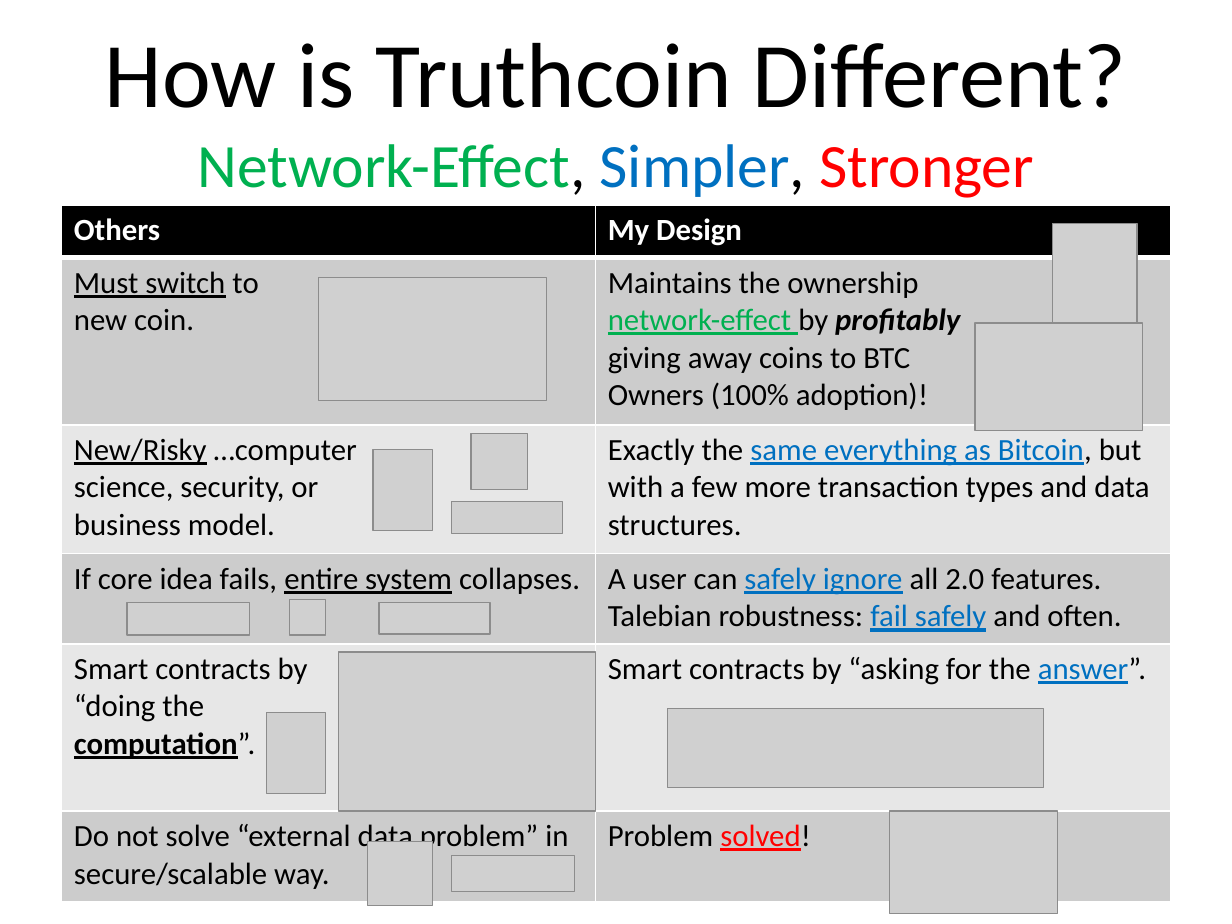
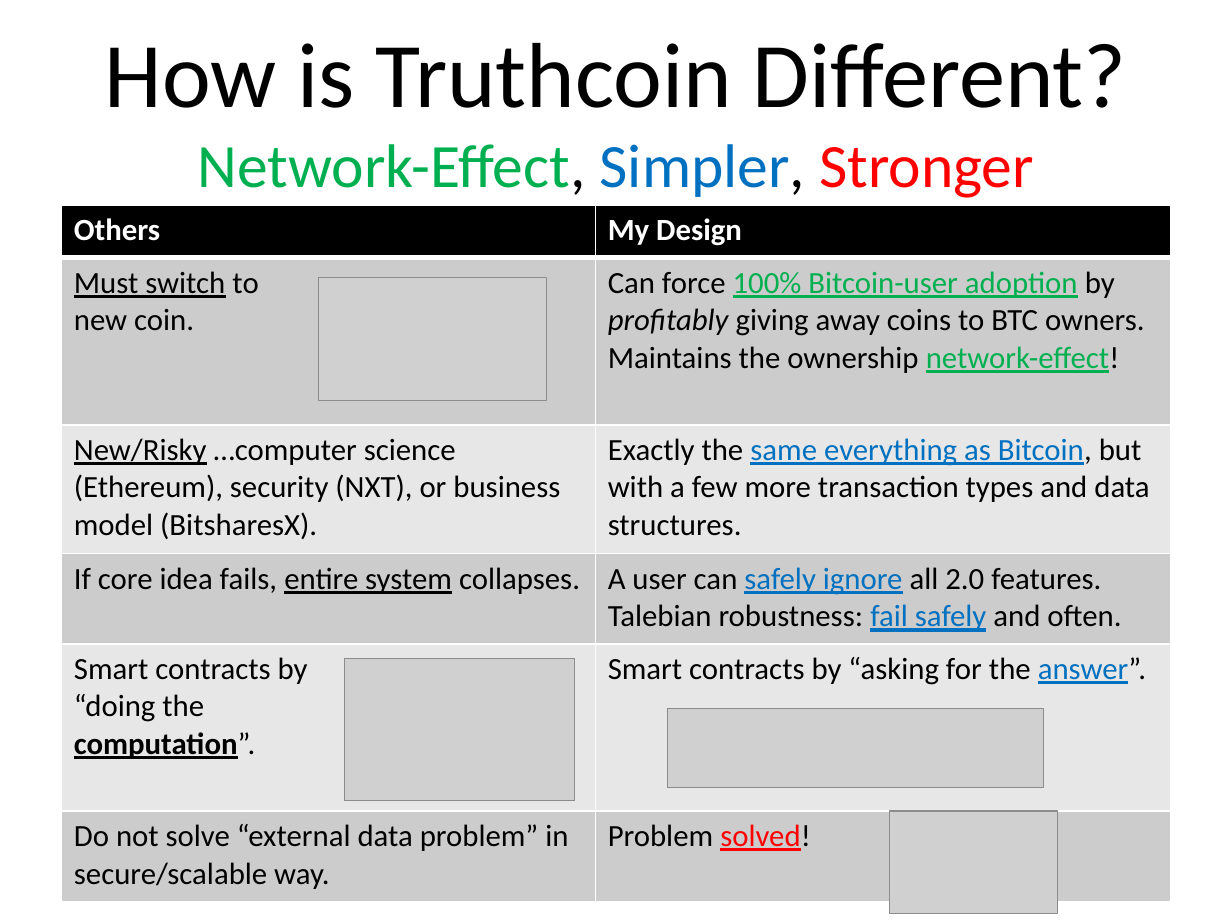
Before and after one commit to truthcoin/www.truthcoin.info, a slide deck: slide 3 of presentations/six-slide-sprint.pptx. Drawn at 1232x924 pixels with LibreOffice and Linux fonts; fonts in the diff are those of the drawing; grey boxes stand for pictures. Boxes give left, top, right and bottom in pixels: in the first picture for what was removed or moved away, otherwise in the second. Text is boxed around its words. In the diff, an @@ line names an element or a change of style, - is before the commit and + after.

```diff
--- a/presentations/six-slide-sprint.pptx
+++ b/presentations/six-slide-sprint.pptx
@@ table at [62,206,1170,902] @@
-row 2, column 2: Maintains the ownership / network-effect by profitably / giving away coins to BTC / Owners (100% adoption)!
+row 2, column 2: Can force 100% Bitcoin-user adoption by profitably giving away coins to BTC owners. / Maintains the ownership network-effect!
-row 3, column 1: New/Risky …computer / science, security, or / business model.
+row 3, column 1: New/Risky …computer science (Ethereum), security (NXT), or business model (BitsharesX).
@@ picture removed at [1052,224,1137,331] @@
@@ picture removed at [976,323,1143,430] @@
@@ picture removed at [471,434,527,490] @@
@@ picture removed at [373,450,432,531] @@
@@ picture removed at [451,501,562,533] @@
@@ picture removed at [290,599,325,634] @@
@@ picture removed at [127,602,249,636] @@
@@ picture removed at [379,602,490,634] @@
@@ picture: place and size @@
-picture at [339,652,596,811]
+picture at [345,658,575,801]
@@ picture removed at [266,712,325,793] @@
@@ picture removed at [367,841,432,907] @@
@@ picture removed at [451,856,574,892] @@
```
Also in this commit, not shown: 3 other slides changed, 6 other files.
